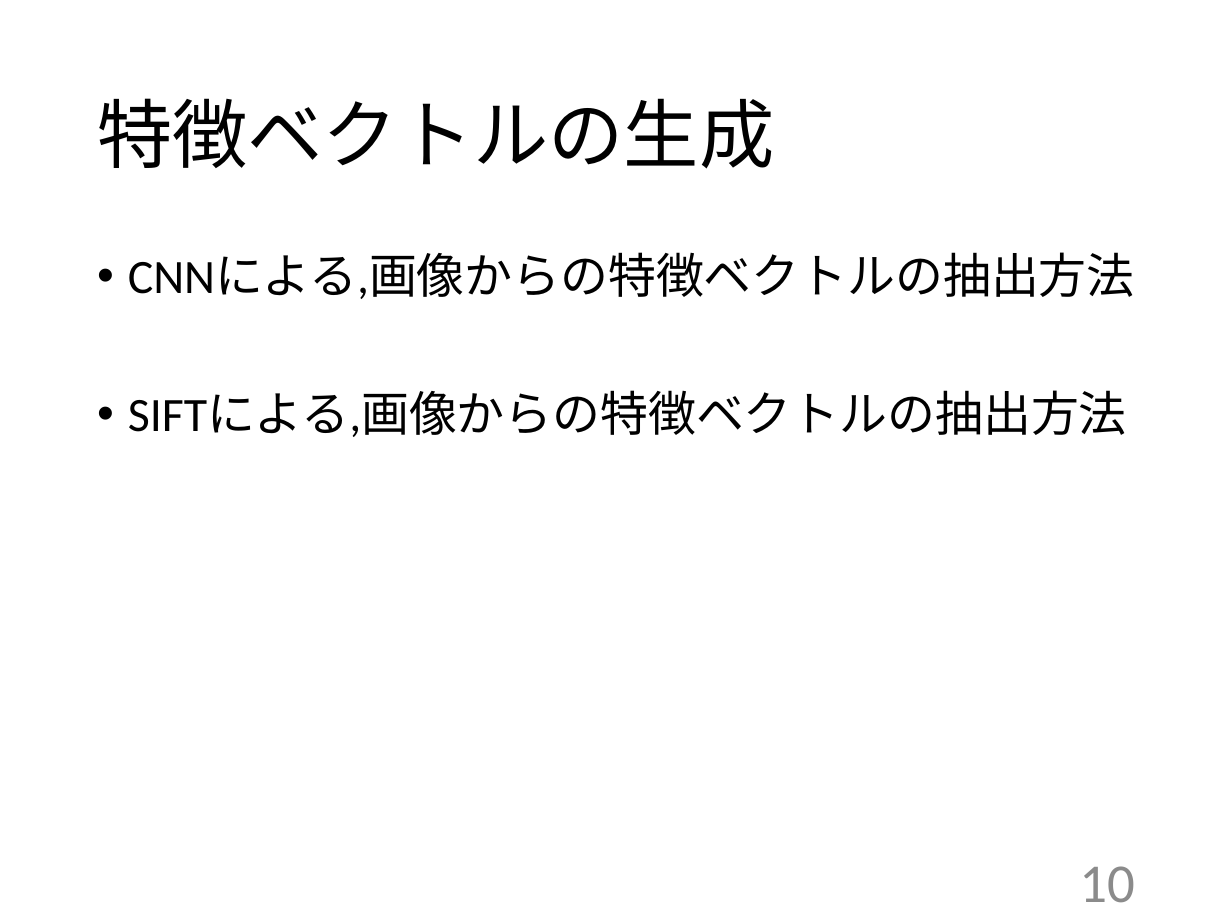
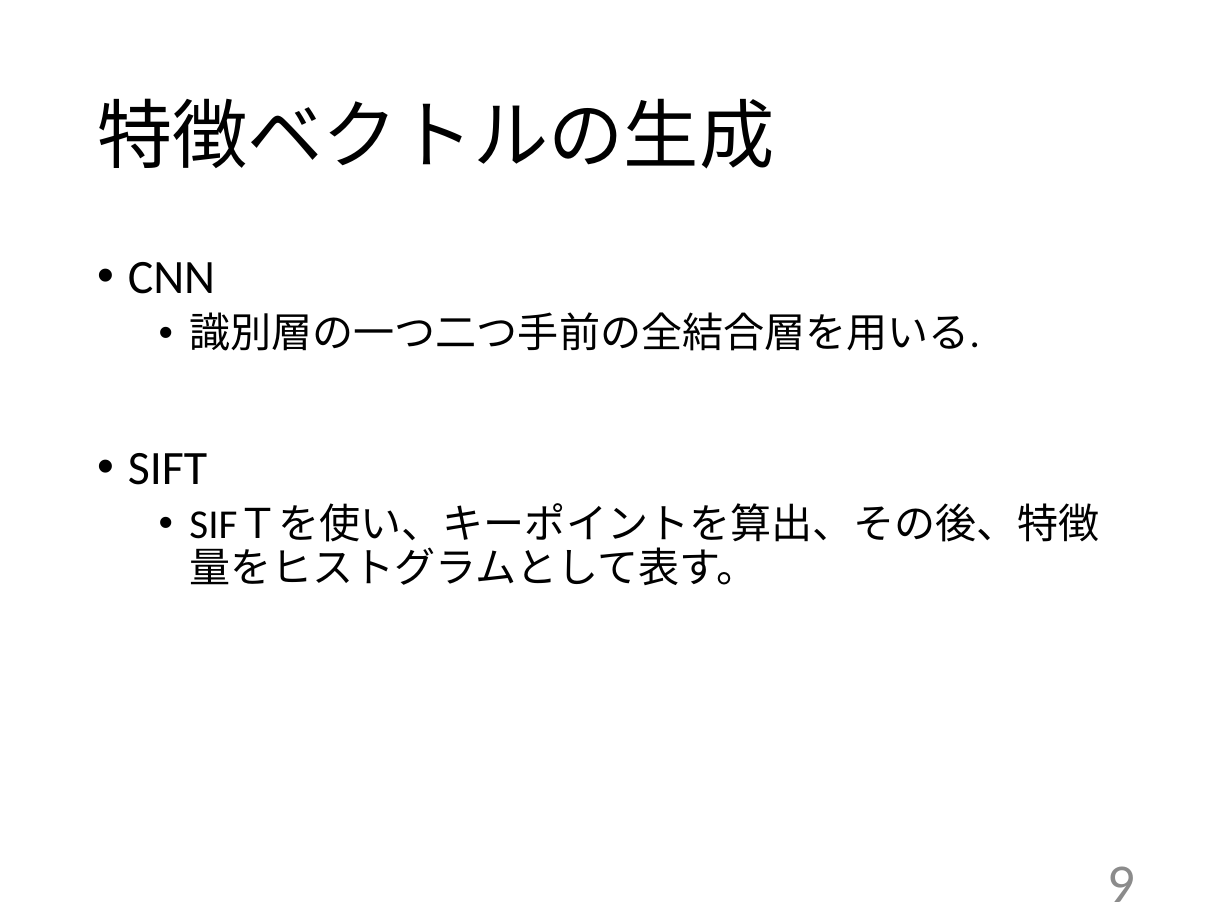
Before and after one commit to kait-takanolab/1821005-yoshioka-thesis, a slide deck: slide 9 of 1821005_中間発表.pptx (slide 10 before the commit). Drawn at 1232x924 pixels with LibreOffice and Linux fonts; fonts in the diff are those of the drawing. Boxes give left, top, right and bottom in pixels: in the first picture for what was removed or moved away, otherwise in the second. Text is boxed around its words. In the diff, an @@ line names an element or a change of style, - is before the commit and + after.

```diff
--- a/1821005_中間発表.pptx
+++ b/1821005_中間発表.pptx
@@ text at (x1=128, y1=262, x2=1100, y2=585): text changed; size 28 to 24 pt @@
-• CNNによる,画像からの特徴ベクトルの抽出方法
-• SIFTによる,画像からの特徴ベクトルの抽出方法
+• CNN
+  • 識別層の一つ二つ手前の全結合層を用いる.
+• SIFT
+  • SIFＴを使い、キーポイントを算出、その後、特徴量をヒストグラムとして表す。
@@ page number at (x1=1107, y1=866, x2=1135, y2=902): text changed @@
-10
+9
```
Also in this commit, not shown: 3 other slides changed.
